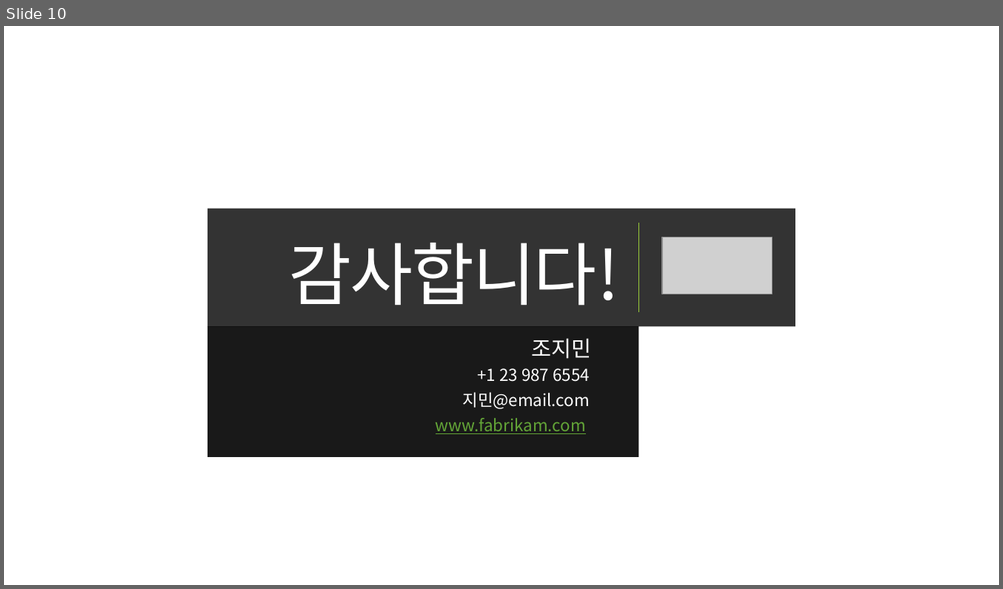
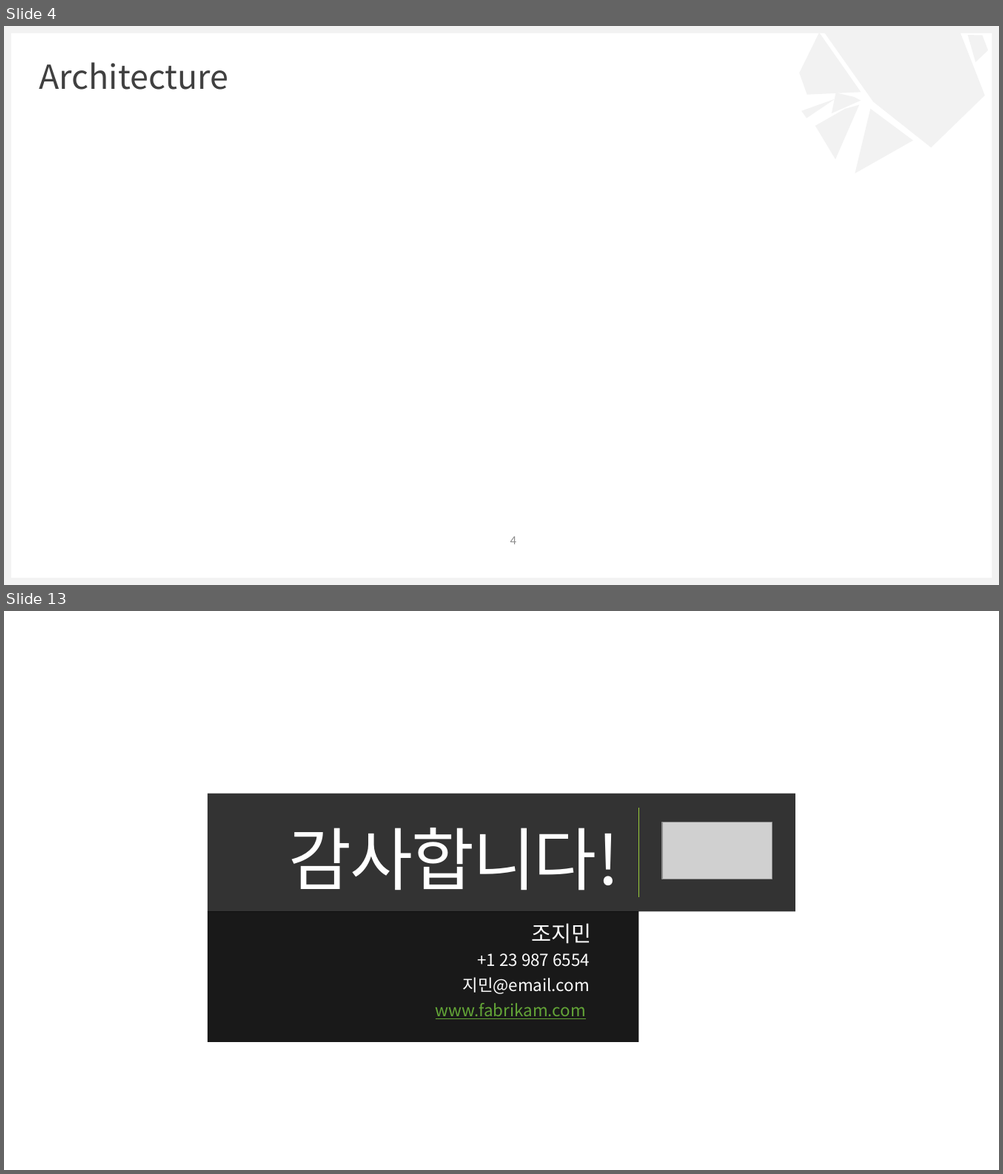
Before and after one commit to Wonchul08Lee/GenAI, a slide deck: Report.pptx. Shown one above the other, each under a label of ours: slide 10 before the commit, slides 4 and 13 after it; the slides between them are not shown. The pictures are 1003x589 and 1003x1174 pixels, drawn with LibreOffice and Linux fonts; fonts in the diff are those of the drawing; grey boxes stand for pictures; background and template pictures are left out. Boxes give left, top, right and bottom in pixels: in the first picture for what was removed or moved away, otherwise in the second. Text is boxed around its words. In the diff, an @@ line names an element or a change of style, - is before the commit and + after.

```diff
--- a/Report.pptx
+++ b/Report.pptx
@@ slide 4 added at (4, 26, 999, 585), background #FFFFFF @@
@@ rectangle added at (4, 26, 999, 33), fill #F2F2F2 @@
@@ rectangle added at (5, 26, 11, 585), fill #F2F2F2 @@
@@ freeform shape added at (792, 33, 876, 116), fill #F2F2F2 @@
@@ freeform shape added at (821, 26, 999, 161), fill #F2F2F2 @@
@@ freeform shape added at (960, 28, 992, 62), fill #F2F2F2 @@
@@ rectangle added at (992, 26, 999, 585), fill #F2F2F2 @@
@@ title added at (40, 62, 229, 90), 32 pt, text #404040 @@
+Architecture
@@ freeform shape added at (823, 84, 861, 121), fill #F2F2F2 @@
@@ freeform shape added at (802, 98, 835, 118), fill #F2F2F2 @@
@@ freeform shape added at (812, 101, 859, 161), fill #F2F2F2 @@
@@ freeform shape added at (831, 105, 913, 188), fill #F2F2F2 @@
@@ page number added at (510, 537, 516, 545), 12 pt, text #8C8C8C @@
+4
@@ rectangle added at (4, 579, 999, 585), fill #F2F2F2 @@
@@ what was slide 10 is now slide 13 @@
```
Also in this commit, not shown: 8 slides changed, 3 other slides added, 1 slide removed.
